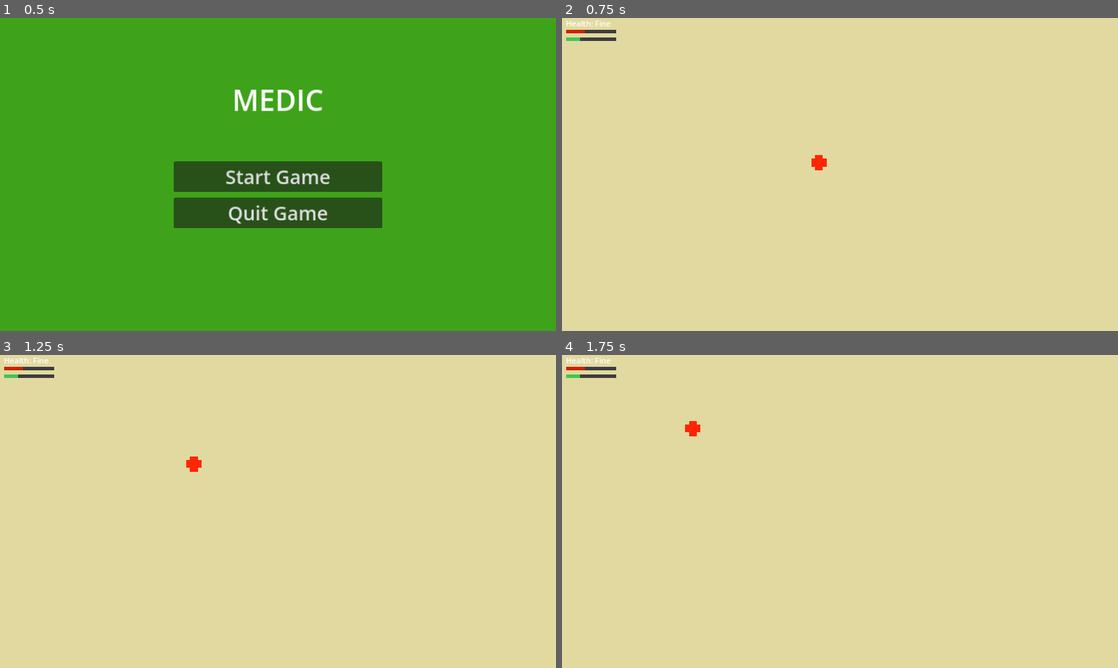
Above: before the commit, frames 1-4 (two rows, left to right).
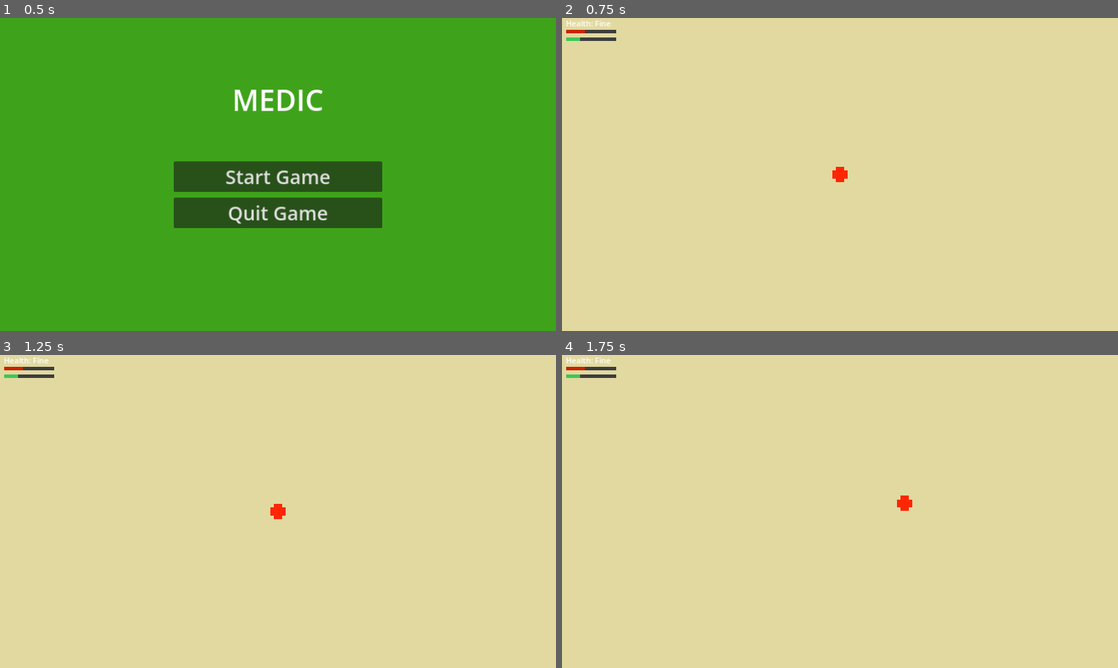
Above: after the commit, the same moments.

Repository: babeszino/medic_ww2
Game: Godot game, scene res://main.tscn
The game is run twice, just before and just after one commit, with the same random seed, the same clock (stepped at 60 frames per second) and the same inputs.
Inputs (mouse positions are in pixels of both pictures, inside the frame that each line leads up to):
- Up to frame 1 (0.5 s): no input
- Up to frame 2 (0.75 s): click "Start Game" at 0.5 s
- Up to frame 3 (1.25 s): no input
- Up to frame 4 (1.75 s): move the mouse to (962, 495) at 1.27 s; hold Right mouse button (go_to) from 1.28 s (still down); click (962, 495) at 1.42 s

Frame 1 is identical in both runs. In frame 2, 0.2% of the frame differs, in the area x 44-52%, y 43-53%; in frame 3, 0.2%; in frame 4, 0.2%.

Commit message:
fixed control nodes mouse filter

Diff:
--- a/game_1.gd
+++ b/game_1.gd
@@ -7,12 +7,12 @@
 	add_child(player)
 	player.start(Vector2(576, 324))
 	$GameUI/PauseMenu.visible = false
-	#Input.mouse_mode = Input.MOUSE_MODE_CAPTURED
 
 func _process(_delta):
 	pass
 
 func _unhandled_input(event):
+
 	#not when _unhandled_input when injured:
 	if event.is_action_pressed('health'):
 		if player.left_leg.get('attached') == false and player.right_leg.get('attached') == false:
--- a/game_1.tscn
+++ b/game_1.tscn
@@ -11,6 +11,7 @@
 offset_right = 1152.0
 offset_bottom = 648.0
 size_flags_vertical = 3
+mouse_filter = 2
 color = Color(0.882353, 0.85098, 0.627451, 1)
 
 [node name="Marker2D" type="Marker2D" parent="."]
--- a/gui.tscn
+++ b/gui.tscn
@@ -22,6 +22,7 @@
 anchor_bottom = 1.0
 grow_horizontal = 2
 grow_vertical = 2
+mouse_filter = 1
 script = ExtResource("1_iutv2")
 
 [node name="HealthStatus" type="Label" parent="."]
@@ -29,6 +30,7 @@
 offset_left = 8.0
 offset_right = 101.0
 offset_bottom = 26.0
+mouse_filter = 1
 text = "Health: Fine"
 
 [node name="Health" type="Control" parent="."]
@@ -39,6 +41,7 @@
 offset_right = 208.0
 offset_bottom = 330.0
 scale = Vector2(0.8, 0.8)
+mouse_filter = 1
 
 [node name="Body" type="TextureRect" parent="Health"]
 texture_filter = 1
@@ -101,6 +104,7 @@
 anchor_bottom = 1.0
 grow_horizontal = 2
 grow_vertical = 2
+mouse_filter = 1
 
 [node name="Head" type="TextureRect" parent="Health/Skeleton"]
 layout_mode = 1
@@ -201,24 +205,31 @@
 
 [node name="Label" type="Label" parent="HealthConcerns"]
 layout_mode = 2
+mouse_filter = 1
 
 [node name="Label2" type="Label" parent="HealthConcerns"]
 layout_mode = 2
+mouse_filter = 1
 
 [node name="Label3" type="Label" parent="HealthConcerns"]
 layout_mode = 2
+mouse_filter = 1
 
 [node name="Label4" type="Label" parent="HealthConcerns"]
 layout_mode = 2
+mouse_filter = 1
 
 [node name="Label5" type="Label" parent="HealthConcerns"]
 layout_mode = 2
+mouse_filter = 1
 
 [node name="Label6" type="Label" parent="HealthConcerns"]
 layout_mode = 2
+mouse_filter = 1
 
 [node name="Label7" type="Label" parent="HealthConcerns"]
 layout_mode = 2
+mouse_filter = 1
 
 [node name="Mental" type="ColorRect" parent="."]
 layout_mode = 0
@@ -226,6 +237,7 @@
 offset_top = 40.0
 offset_right = 112.0
 offset_bottom = 48.0
+mouse_filter = 1
 color = Color(0.239216, 0.239216, 0.239216, 1)
 
 [node name="MentalLevel" type="ColorRect" parent="Mental"]
@@ -234,6 +246,7 @@
 anchor_bottom = 1.0
 offset_right = 30.0
 grow_vertical = 2
+mouse_filter = 1
 color = Color(0.243137, 0.780392, 0.333333, 1)
 
 [node name="Blood" type="ColorRect" parent="."]
@@ -242,6 +255,7 @@
 offset_top = 24.0
 offset_right = 112.0
 offset_bottom = 32.0
+mouse_filter = 1
 color = Color(0.239216, 0.239216, 0.239216, 1)
 
 [node name="BloodLevel" type="ColorRect" parent="Blood"]
@@ -253,6 +267,7 @@
 offset_right = 40.0
 offset_bottom = 4.0
 grow_vertical = 2
+mouse_filter = 1
 color = Color(0.792157, 0.137255, 0, 1)
 
 [node name="Inventory" type="Control" parent="."]
@@ -267,3 +282,4 @@
 offset_right = 300.0
 grow_horizontal = 2
 grow_vertical = 0
+mouse_filter = 1
--- a/main.gd
+++ b/main.gd
@@ -5,5 +5,5 @@
 func _ready():
 	main_menu = preload("res://main_menu.tscn").instantiate()
 	add_child(main_menu)
-func _process(delta):
+func _process(_delta):
 	pass
--- a/medic.gd
+++ b/medic.gd
@@ -3,7 +3,7 @@
 var speed = 300.0
 var target_position = position
 
-#var movement_lock = false
+var movement = false
 
 var blood = 100
 var mental_health = 100
@@ -26,14 +26,17 @@
 
 	position += direction * delta
 
-	print("Direction: ", direction)
-
 
 func start(pos):
 	position = pos
+	target_position = pos
 	#$CollisionShape2D.disabled = false
 
 func _unhandled_input(event):
-	if event is InputEventMouseButton and event.is_action_pressed("go_to"):
+	if event is InputEventMouseButton and event.is_action("go_to"):
 		target_position = event.position
-		print("Mouse clicked at: ", event.position)
+		movement = !movement
+
+	#Movement change:
+	if event is InputEventMouseMotion and movement:
+		target_position = event.position
--- a/pause_menu.gd
+++ b/pause_menu.gd
@@ -12,10 +12,10 @@
 	visible = is_paused
 	set_process_input(is_paused)
 
-	if Input.mouse_mode == Input.MOUSE_MODE_VISIBLE:
-		Input.mouse_mode = Input.MOUSE_MODE_CAPTURED
-	else:
-		Input.mouse_mode = Input.MOUSE_MODE_VISIBLE
+	#if Input.mouse_mode == Input.MOUSE_MODE_VISIBLE:
+		#Input.mouse_mode = Input.MOUSE_MODE_CAPTURED
+	#else:
+		#Input.mouse_mode = Input.MOUSE_MODE_VISIBLE
 
 func _on_resume_pressed(): #if is_paused: ?
 	self.is_paused = false
--- a/project.godot
+++ b/project.godot
@@ -10,7 +10,7 @@
 
 [application]
 
-config/name="medic"
+config/name="medic_ww2"
 run/main_scene="res://main.tscn"
 config/features=PackedStringArray("4.2", "Forward Plus")
 config/icon="res://icon.svg"
--- a/soldier.gd
+++ b/soldier.gd
@@ -12,5 +12,5 @@
 var left_leg = {'flesh': 100, 'bone': 100, 'wound': false, 'attached': true}
 var right_leg = {'flesh': 100, 'bone': 100, 'wound': false, 'attached': true}
 
-func _physics_process(delta):
+func _physics_process(_delta):
 	move_and_slide()
